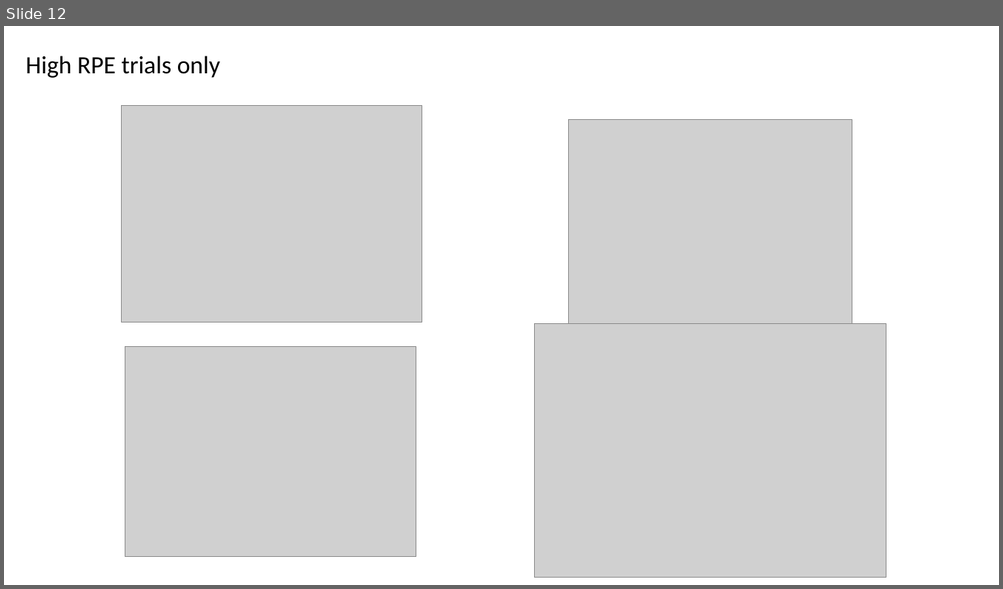
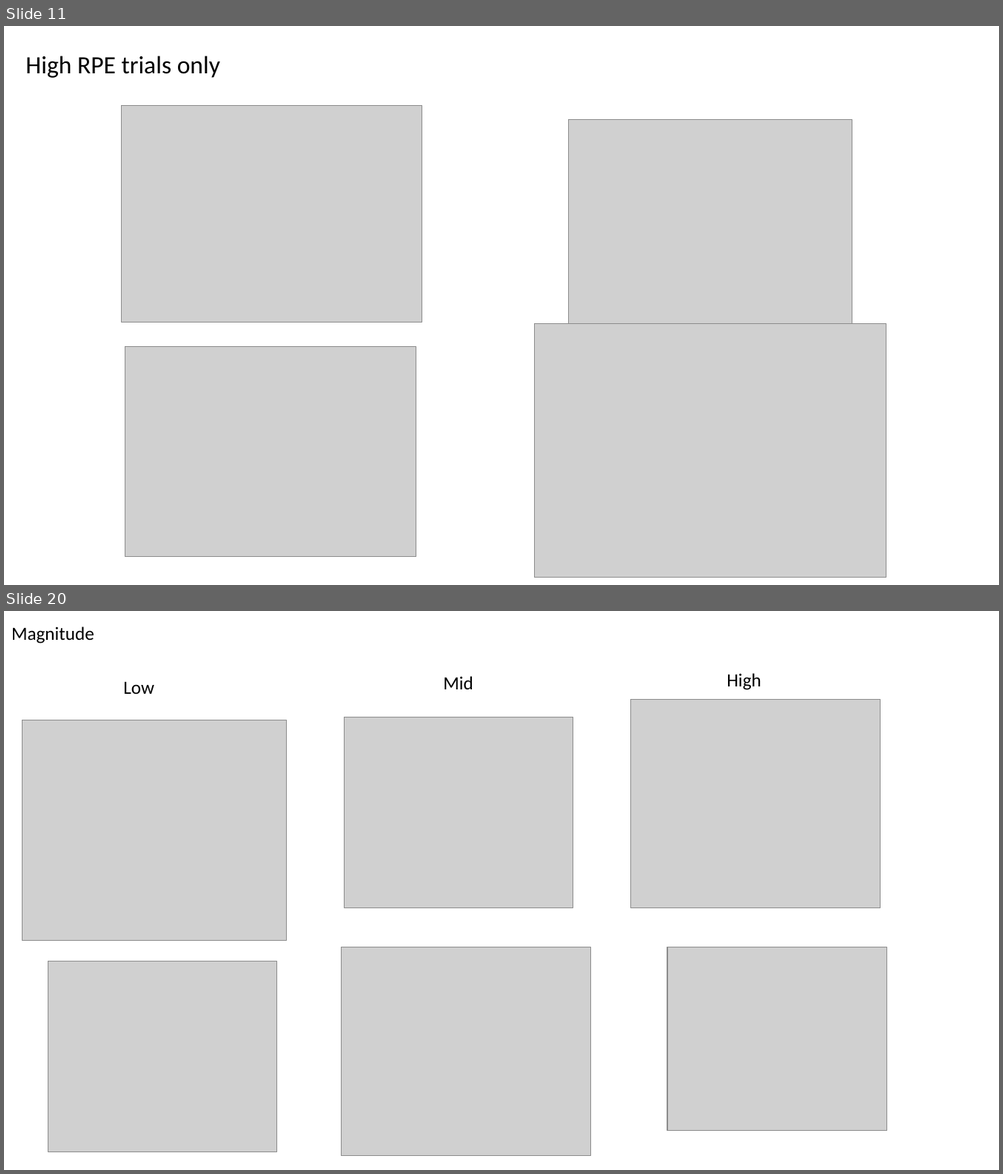
Before and after one commit to gpagnier/rampAnalysis, a slide deck: RampV04Presentation.pptx. Shown one above the other, each under a label of ours: slide 12 before the commit, slides 11 and 20 after it; the slides between them are not shown. The pictures are 1003x589 and 1003x1174 pixels, drawn with LibreOffice and Linux fonts; fonts in the diff are those of the drawing; grey boxes stand for pictures. Boxes give left, top, right and bottom in pixels: in the first picture for what was removed or moved away, otherwise in the second. Text is boxed around its words. In the diff, an @@ line names an element or a change of style, - is before the commit and + after.

```diff
--- a/RampV04Presentation.pptx
+++ b/RampV04Presentation.pptx
@@ slide 20 added at box(4, 611, 999, 1170), background #FFFFFF @@
@@ title added at box(11, 627, 94, 644), 18 pt, text #000000 @@
+Magnitude
@@ text added at box(443, 676, 473, 689), 18 pt, text #000000 @@
+Mid
@@ text added at box(726, 673, 761, 690), 18 pt, text #000000 @@
+High
@@ text added at box(123, 681, 154, 694), 18 pt, text #000000 @@
+Low
@@ picture added at box(631, 699, 881, 908) @@
@@ picture added at box(22, 720, 287, 941) @@
@@ picture added at box(344, 717, 573, 908) @@
@@ picture added at box(48, 962, 277, 1153) @@
@@ picture added at box(341, 948, 591, 1156) @@
@@ picture added at box(667, 948, 887, 1131) @@
@@ what was slide 12 is now slide 11 @@
```
Also in this commit, not shown: 8 slides changed, 5 other slides added, 11 slides removed, 3 other files.
